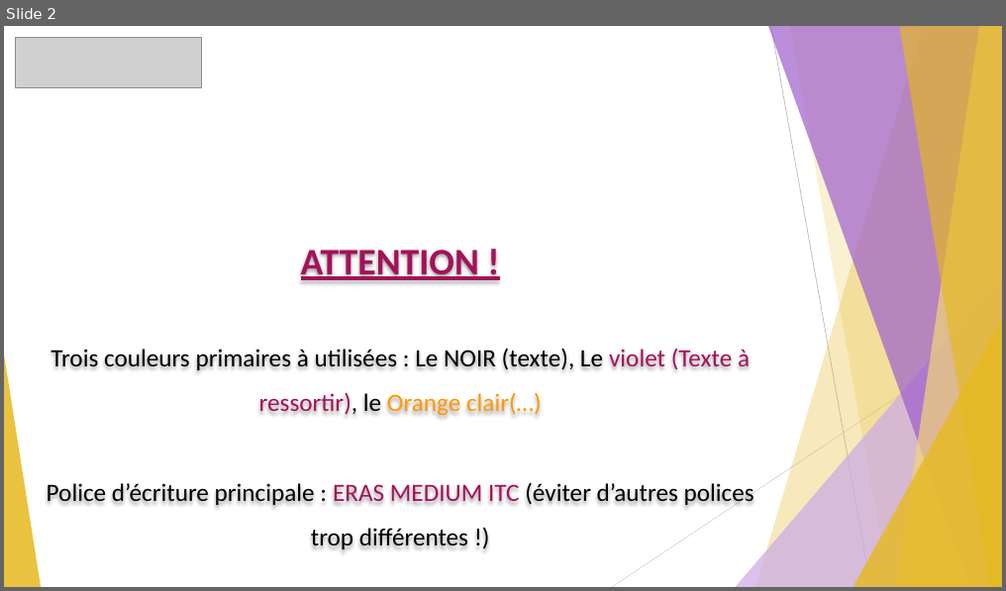
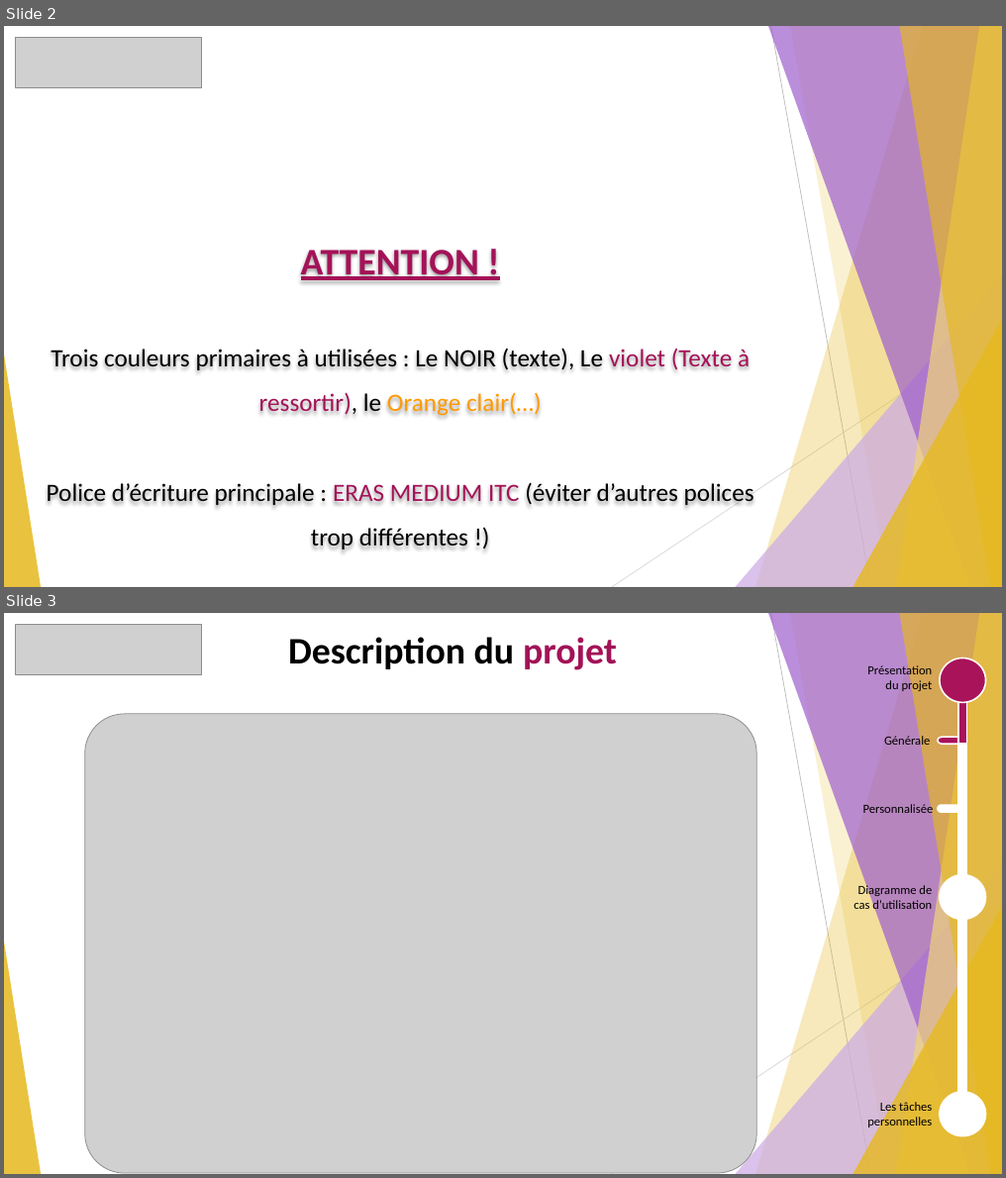
Before and after one commit to GuiguiMvn/Systeme-Escape-Game-Telethon, a slide deck: Guillaume/Documents/Revue 1 de projet étudiant 1 Escape Game Téléthon.pptx. Shown one above the other, each under a label of ours: slide 2 before the commit, slides 2 and 3 after it. The pictures are 1006x591 and 1006x1178 pixels, drawn with LibreOffice and Linux fonts; fonts in the diff are those of the drawing; grey boxes stand for pictures. Boxes give left, top, right and bottom in pixels: in the first picture for what was removed or moved away, otherwise in the second. Text is boxed around its words. In the diff, an @@ line names an element or a change of style, - is before the commit and + after.

```diff
--- a/Guillaume/Documents/Revue 1 de projet étudiant 1 Escape Game Téléthon.pptx
+++ b/Guillaume/Documents/Revue 1 de projet étudiant 1 Escape Game Téléthon.pptx
@@ slide 3 added at (4, 613, 1002, 1174), background #FFFFFF; not listed: 10 template elements that a slide beside it also shows @@
@@ picture added at (16, 625, 202, 675) @@
@@ text added at (288, 637, 617, 670), 36 pt, text #000000, bold @@
+Description du projet
@@ text added at (867, 663, 933, 693), 12 pt, text #000000 @@
+Présentation du projet
@@ ellipse added at (940, 658, 986, 702), fill #A8135A, outline #FFFFFF 1.5 pt @@
@@ rectangle added at (958, 674, 966, 1134), fill #FFFFFF, outline #FFFFFF 1.5 pt @@
@@ rectangle added at (958, 691, 966, 744), fill #A8135A, outline #FFFFFF 1.5 pt @@
@@ picture added at (85, 714, 757, 1173) @@
@@ text added at (884, 735, 930, 749), 12 pt, text #000000 @@
+Générale
@@ pill shape added at (938, 738, 966, 744), fill #A8135A, outline #FFFFFF 1.5 pt @@
@@ text added at (863, 803, 934, 817), 12 pt, text #000000 @@
+Personnalisée
@@ pill shape added at (938, 805, 959, 812), fill #FFFFFF, outline #FFFFFF 1.5 pt @@
@@ ellipse added at (940, 875, 986, 919), fill #FFFFFF, outline #FFFFFF 1.5 pt @@
@@ text added at (853, 883, 932, 912), 12 pt, text #000000 @@
+Diagramme de cas d’utilisation
@@ text added at (867, 1100, 932, 1130), 12 pt, text #000000 @@
+Les tâches personnelles
@@ ellipse added at (940, 1092, 986, 1137), fill #FFFFFF, outline #FFFFFF 1.5 pt @@
```
Also in this commit, not shown: 2 slides changed, 1 other slide added, 1 slide removed, 1 other file.
